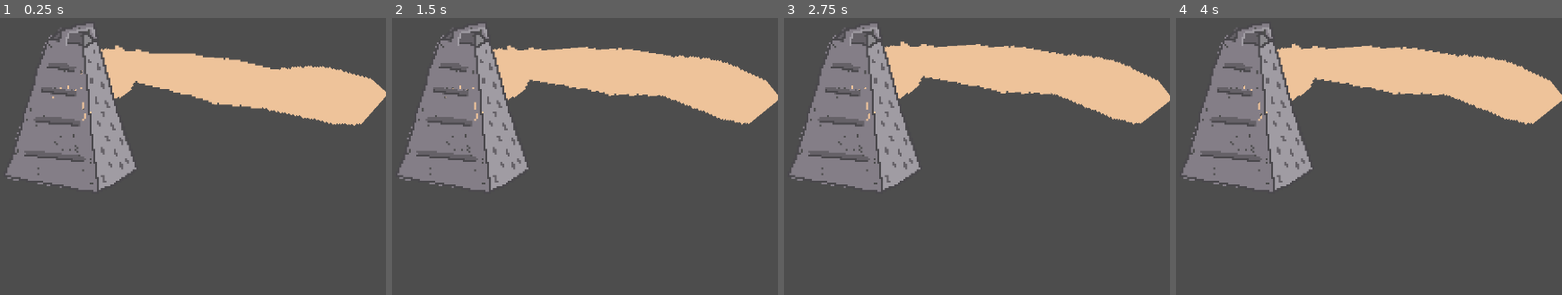
Above: before the commit, frames 1-4 (left to right).
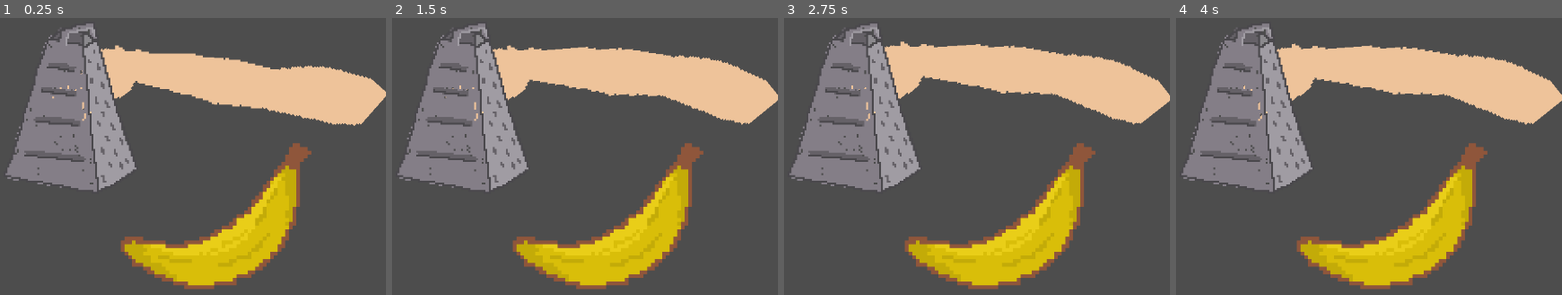
Above: after the commit, the same moments.

Repository: PeaceMonster/EpicWe-Gamejam2024
Game: Godot game, scene res://scenes/main.tscn
Same seed, same stepped clock (60 frames per second), same inputs: the game is played once before the commit and once after it.
Inputs (mouse positions are in pixels of both pictures, inside the frame that each line leads up to):
- Up to frame 1 (0.25 s): no input
- Up to frame 2 (1.5 s): move the mouse to (457, 98) at 0.52 s; tap Enter at 1.25 s; move the mouse to (outside the picture) at 1.27 s
- Up to frame 3 (2.75 s): tap Space at 2 s; move the mouse to (830, 92) at 2.02 s
- Up to frame 4 (4 s): tap Enter at 2.75 s; move the mouse to (1195, 106) at 2.77 s; tap Space at 3.5 s; move the mouse to (1257, 103) at 3.52 s

The runs differ from the first frame. In frame 1, 9.4% of the frame differs, in the area x 31-81%, y 45-99%; in frame 2, 9.4%; in frame 3, 9.4%; in frame 4, 9.4%.

Commit message:
Grabable can be children

Diff:
--- a/scenes/Grabable/grabcomponent.gd
+++ b/scenes/Grabable/grabcomponent.gd
@@ -19,10 +19,10 @@
 			grabbed = false
 			print("Release")
 
-# Called every frame. 'delta' is the elapsed time since the previous frame.
+# Vi skal nok finde ud af at gøre dette
 func _process(delta: float) -> void:
 	if grabbed:
-		parent.position = grabber.global_position - position_delta
+		parent.global_position = grabber.global_position - position_delta
 
 
 func _on_area_exited(area: Area2D) -> void:
--- a/scenes/main.tscn
+++ b/scenes/main.tscn
@@ -31,3 +31,5 @@
 
 [node name="SpawnPoint" type="Marker2D" parent="."]
 position = Vector2(888, 543)
+
+[node name="Banana" parent="SpawnPoint" instance=ExtResource("3_taqu3")]
Not shown, added: Assets/leg.png.import
